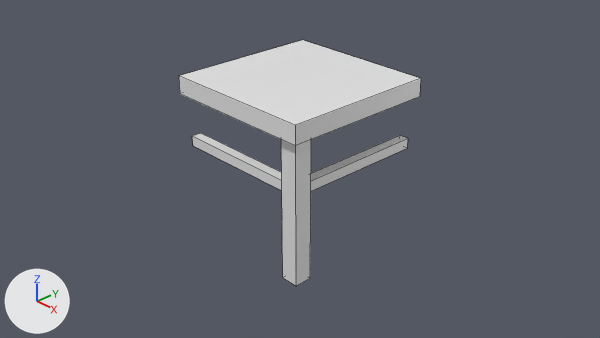
The Blender file modern/models/multidecor_kitchen_modern_wooden_table_2.blend as it was, and as the next commit left it.
Before and after are seen from the file's camera 'Camera'. Every picture has the same lights, and +X, +Y and +Z are marked at lower left. Mesh edges are drawn as thin lines.
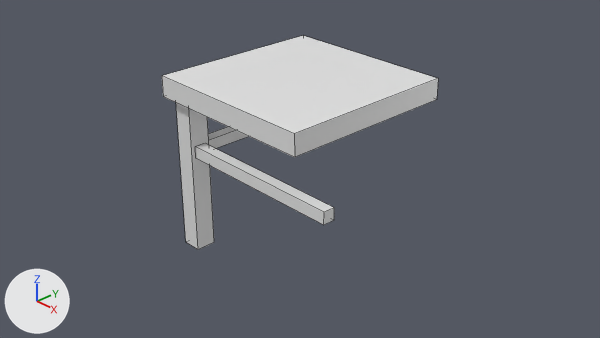
The change, as a list of edits to the scene's bpy script:
```text
Change me_cube:
    where me_cube.from_pydata(...)  # 32 vertices, 21 faces; spans x -1.1..1.1, y -1.1..1.1, z -1.0..1.25
    used by ob_cube; location = (0.0, 0.0, 0.0)
    me_cube part 1: the loose piece of 8 vertices spanning x -1.1..1.1, y -1.1..1.1, z 1.0..1.25 is moved by (0.0, 0.0, -0.21)
    me_cube part 2: the loose piece of 8 vertices spanning x 0.75..1.0, y -1.0..-0.75, z -1.0..1.0 is turned -90 degrees about the z axis through its middle and scaled by 0.958, then moved by (-1.75, 0.0, -0.17)
    me_cube part 3: the loose piece of 8 vertices spanning x 0.8..0.95, y -0.75..1.1, z 0.21..0.36 is scaled about its middle by (1, 1.14, -1), then moved by (-1.75, 0.13, -0.12)
    me_cube part 4: the loose piece of 8 vertices spanning x -1.1..0.75, y -0.95..-0.8, z 0.21..0.36 is scaled about its middle by (-1.14, -1, 1), then moved by (0.48, 0.0, -0.12)
Change ob_cube:
    ob_cube.location: (0.0, 0.0, 0.0) -> (0.0, 0.0, 0.05)
    ob_cube.scale: (1.0, 1.0, 1.0) -> (1.14, 1.14, 1.16)
```

What differs and where, as boxes [x1, y1, x2, y2] in the pictures (600 x 338 px; the box of a moved part takes in the faces that stretch with it):
'Cube', reshaped, moved, rescaled (14% wider, 13% shorter): before [179, 40, 421, 286]; after [162, 36, 438, 249]
part 1 of me_cube, moved or reshaped: before [179, 40, 421, 146]; after [162, 36, 438, 157]
part 2 of me_cube, moved or reshaped: before [281, 140, 311, 286]; after [176, 103, 214, 249]
part 3 of me_cube, moved or reshaped: before [311, 135, 408, 191]; after [208, 127, 248, 149]
part 4 of me_cube, moved or reshaped: before [192, 133, 282, 191]; after [195, 144, 334, 225]
